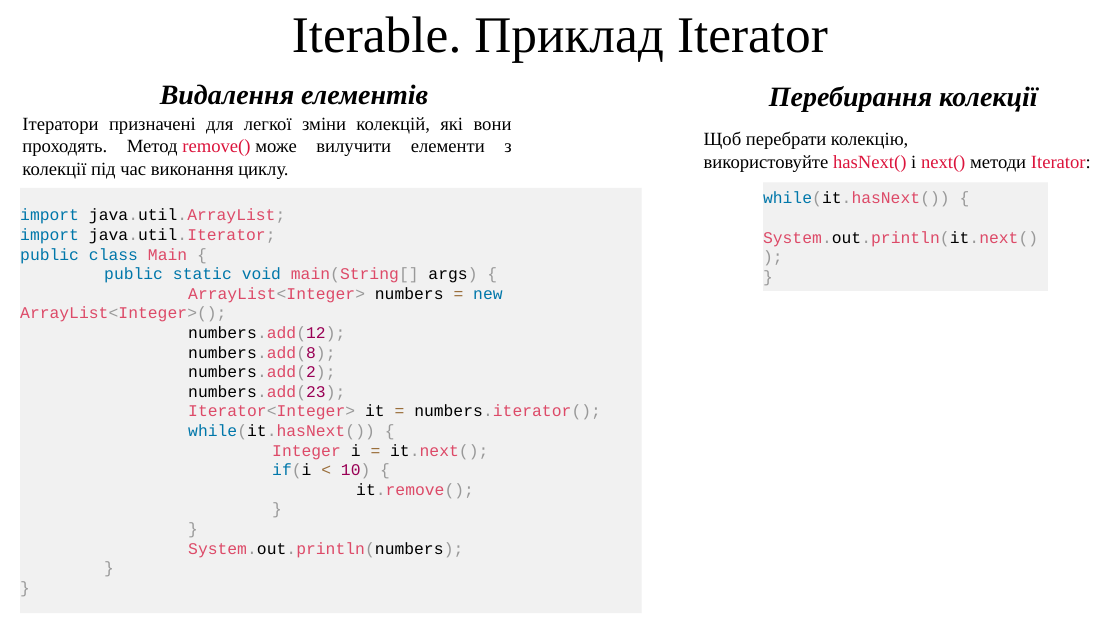
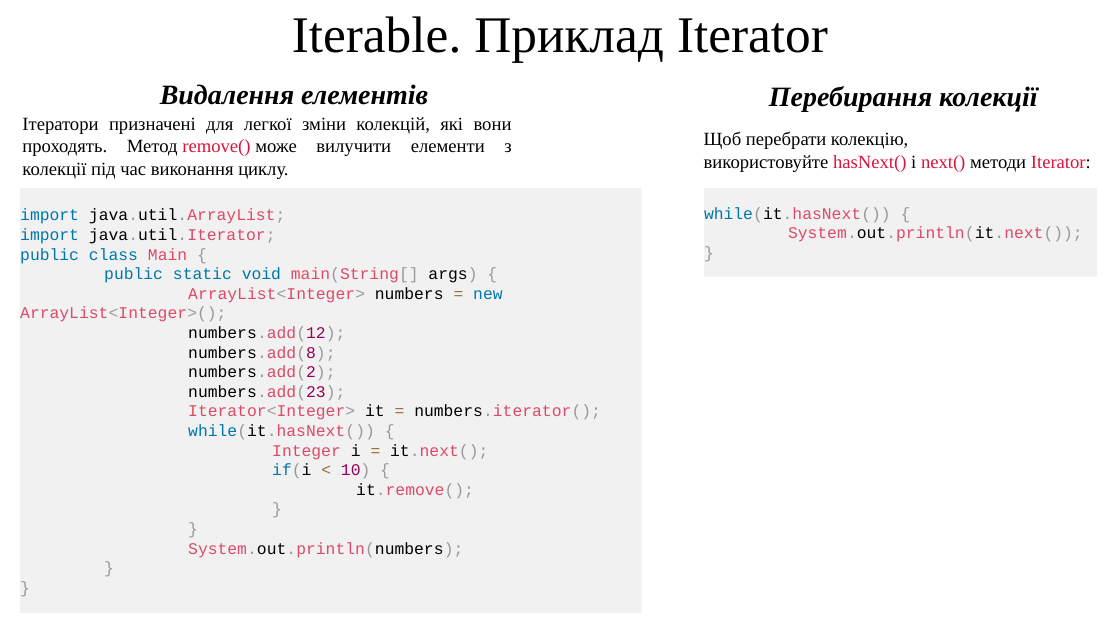
Before and after one commit to arg3ntuum/JavaCourse, a slide deck: slide 20 of Java Урок 20 Колекції. Iterable Comparator.pptx. Drawn at 1120x630 pixels with LibreOffice and Linux fonts; fonts in the diff are those of the drawing. Boxes give left, top, right and bottom in pixels: in the first picture for what was removed or moved away, otherwise in the second. Text is boxed around its words. In the diff, an @@ line names an element or a change of style, - is before the commit and + after.

```diff
--- a/Java Урок 20 Колекції. Iterable Comparator.pptx
+++ b/Java Урок 20 Колекції. Iterable Comparator.pptx
@@ rectangle "while(it.hasNext()) {": place and size @@
-rectangle "while(it.hasNext()) {" at [763, 182, 1048, 291]
+rectangle "while(it.hasNext()) {" at [704, 188, 1097, 277]
```
Also in this commit, not shown: 2 other files.
